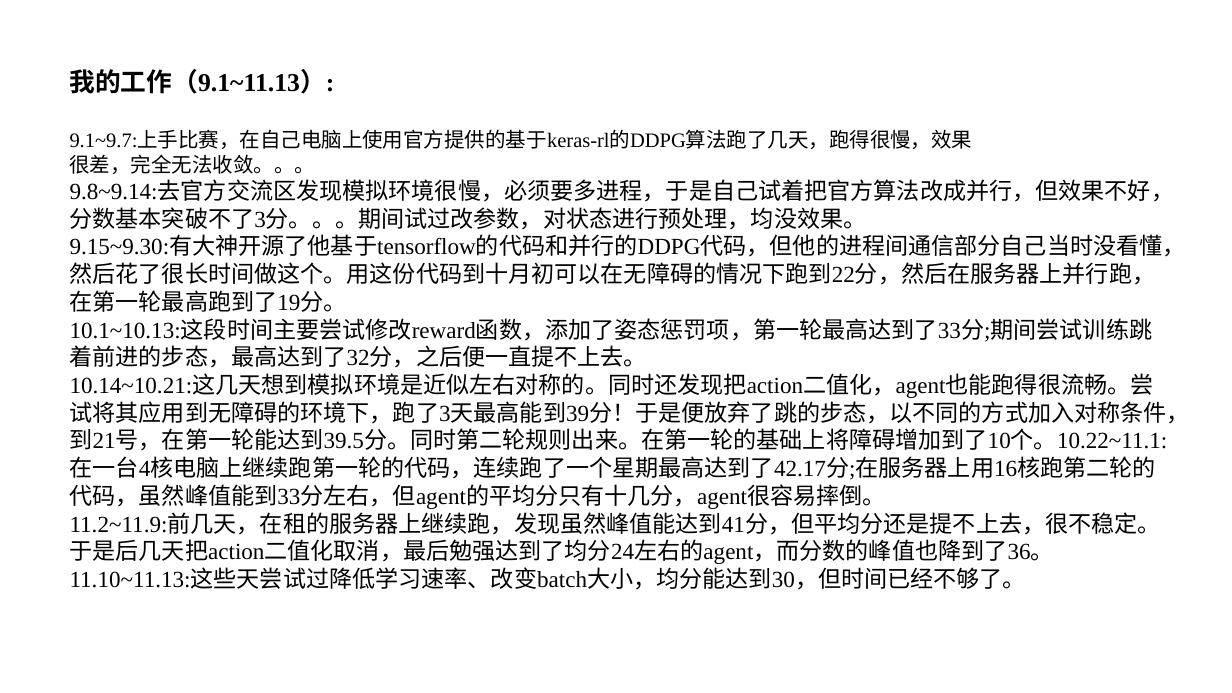
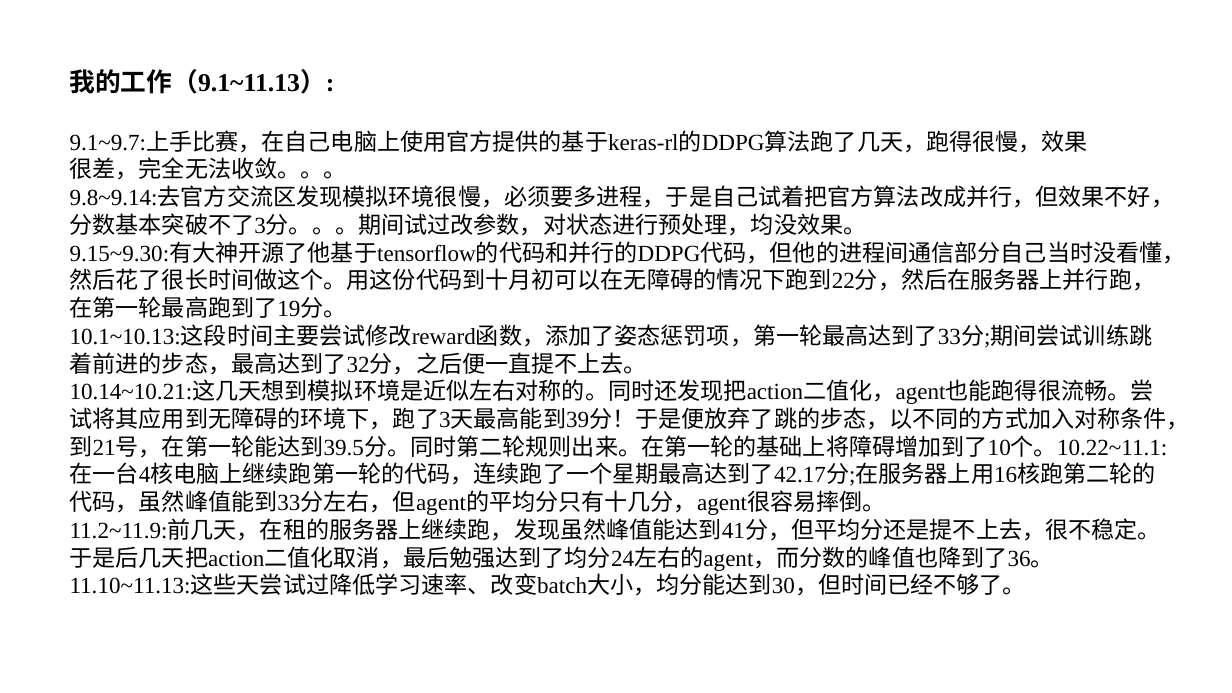
Before and after one commit to yychrzh/my-reinforcement-learning, a slide deck: slide 9 of PPT/L2R.pptx. Drawn at 1232x693 pixels with LibreOffice and Linux fonts; fonts in the diff are those of the drawing. Boxes give left, top, right and bottom in pixels: in the first picture for what was removed or moved away, otherwise in the second. Text is boxed around its words. In the diff, an @@ line names an element or a change of style, - is before the commit and + after.

Commit message:
fix error

```diff
--- a/PPT/L2R.pptx
+++ b/PPT/L2R.pptx
@@ text at <box>70,132,1089,180</box>: size 16 to 18 pt in "9.1~9.7:上手比赛，在自己电脑上使用官方提供的基于keras-rl的DDPG算法跑了几天，跑得很慢，效果", "很差，完全无法收敛。。。" @@
```
